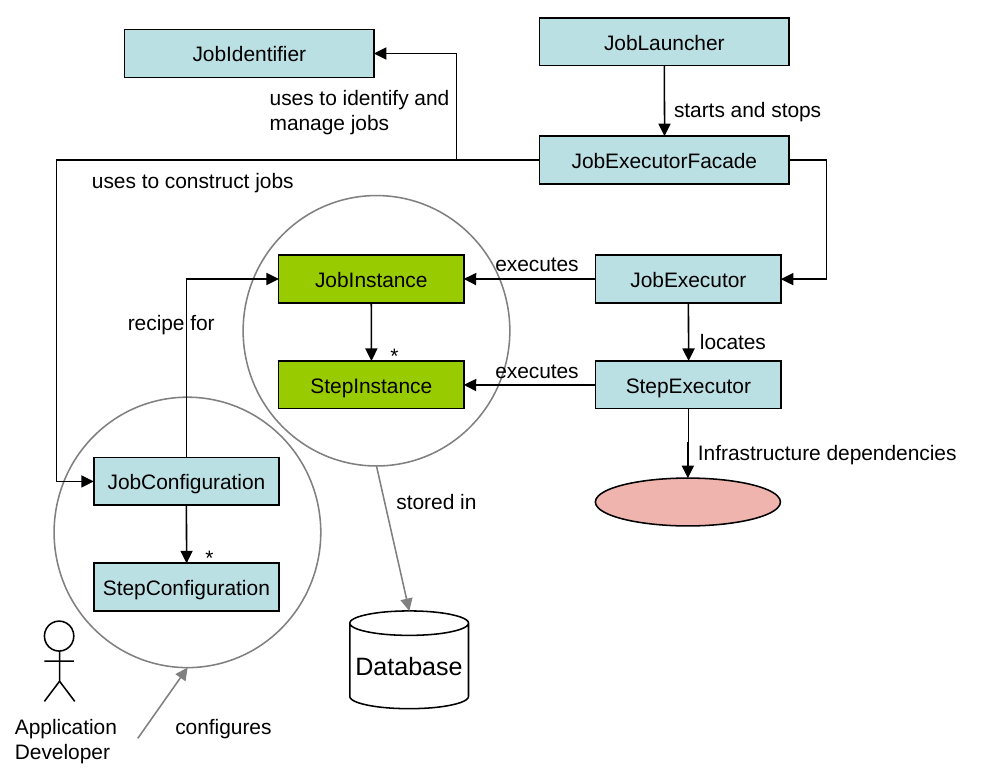
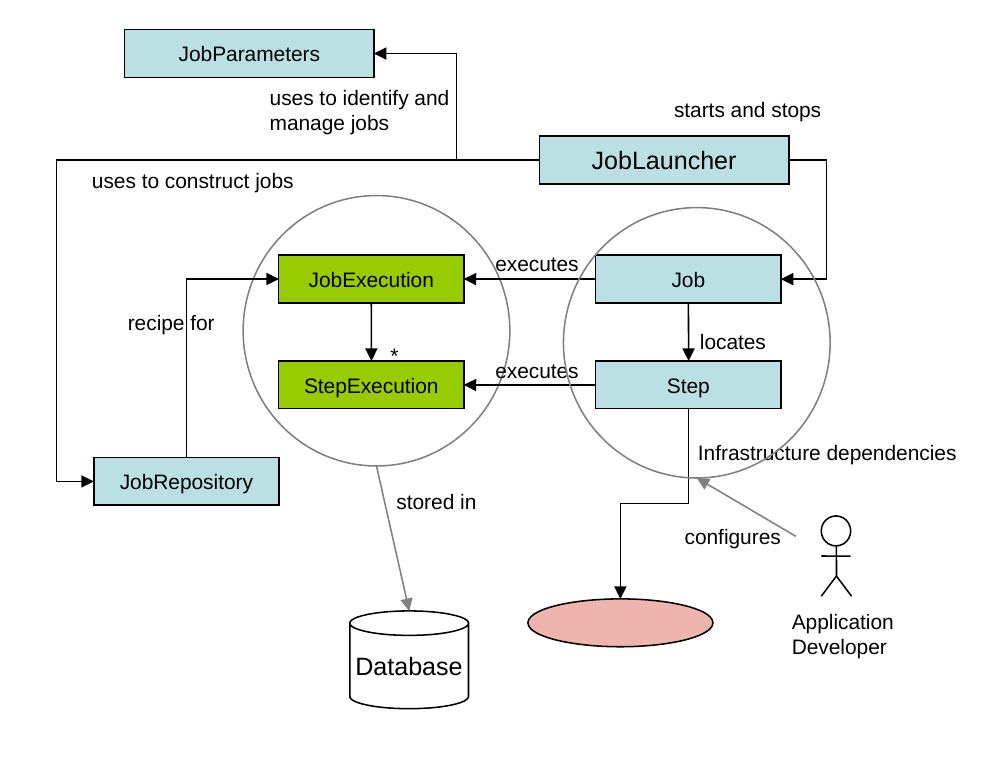
Before and after one commit to spring-projects/spring-batch, a slide deck: slide 6 of docs/models/Figures.ppt (slide 5 before the commit). Drawn at 1008x771 pixels with LibreOffice and Linux fonts; fonts in the diff are those of the drawing. Boxes give left, top, right and bottom in pixels: in the first picture for what was removed or moved away, otherwise in the second. Text is boxed around its words. In the diff, an @@ line names an element or a change of style, - is before the commit and + after.

```diff
--- a/docs/models/Figures.ppt
+++ b/docs/models/Figures.ppt
@@ text in rectangle at (x1=179, y1=46, x2=320, y2=62): text changed @@
-JobIdentifier
+JobParameters
@@ arrow removed from (664, 66) to (664, 136) @@
@@ rectangle "JobLauncher" moved from (x1=539, y1=18, x2=788, y2=66) to (x1=539, y1=136, x2=788, y2=184) @@
@@ rectangle "JobLauncher" at (x1=539, y1=136, x2=788, y2=184): size 10 to 12 pt @@
@@ rectangle removed at (x1=539, y1=136, x2=788, y2=184) @@
-JobExecutorFacade
@@ ellipse moved from (x1=54, y1=398, x2=321, y2=669) to (x1=564, y1=208, x2=830, y2=479) @@
@@ text in rectangle at (x1=309, y1=272, x2=434, y2=287): text changed @@
-JobInstance
+JobExecution
@@ text in rectangle at (x1=672, y1=272, x2=706, y2=288): text changed @@
-JobExecutor
+Job
@@ text in rectangle at (x1=304, y1=378, x2=438, y2=397): text changed @@
-StepInstance
+StepExecution
@@ text in rectangle at (x1=667, y1=378, x2=710, y2=397): text changed @@
-StepExecutor
+Step
@@ elbow arrow moved from (689, 408) - (689, 478) to (689, 408) - (621, 600) @@
@@ text in rectangle at (x1=120, y1=474, x2=253, y2=494): text changed @@
-JobConfiguration
+JobRepository
@@ arrow added from (796, 536) to (698, 478), #808080 0.74 pt @@
@@ arrow removed from (187, 505) to (187, 564) @@
@@ text removed at (x1=191, y1=538, x2=229, y2=579) @@
-*
@@ text "configures" moved from (x1=175, y1=718, x2=271, y2=739) to (x1=685, y1=528, x2=781, y2=549) @@
@@ rectangle removed at (x1=93, y1=564, x2=279, y2=612) @@
-StepConfiguration
@@ 2 lines, 1 text, 1 ellipse moved together from (x1=15, y1=621, x2=117, y2=763) to (x1=792, y1=517, x2=894, y2=658) @@
@@ line moved from (60, 681) - (75, 702) to (836, 576) - (821, 597) @@
@@ line moved from (60, 681) - (44, 702) to (836, 576) - (851, 597) @@
@@ ellipse moved from (x1=595, y1=478, x2=780, y2=526) to (x1=529, y1=600, x2=714, y2=648) @@
@@ arrow removed from (137, 738) to (188, 667) @@
```
Also in this commit, not shown: 4 other slides changed, 1 slide added, 1 slide removed, 2 other files.
